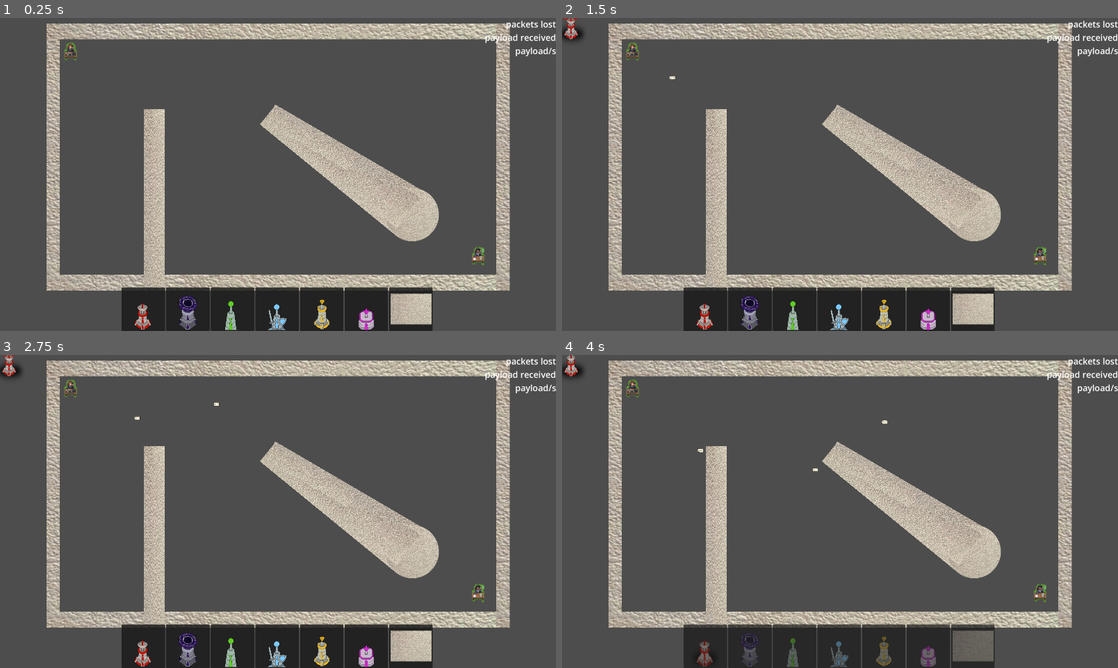
Above: before the commit, frames 1-4 (two rows, left to right).
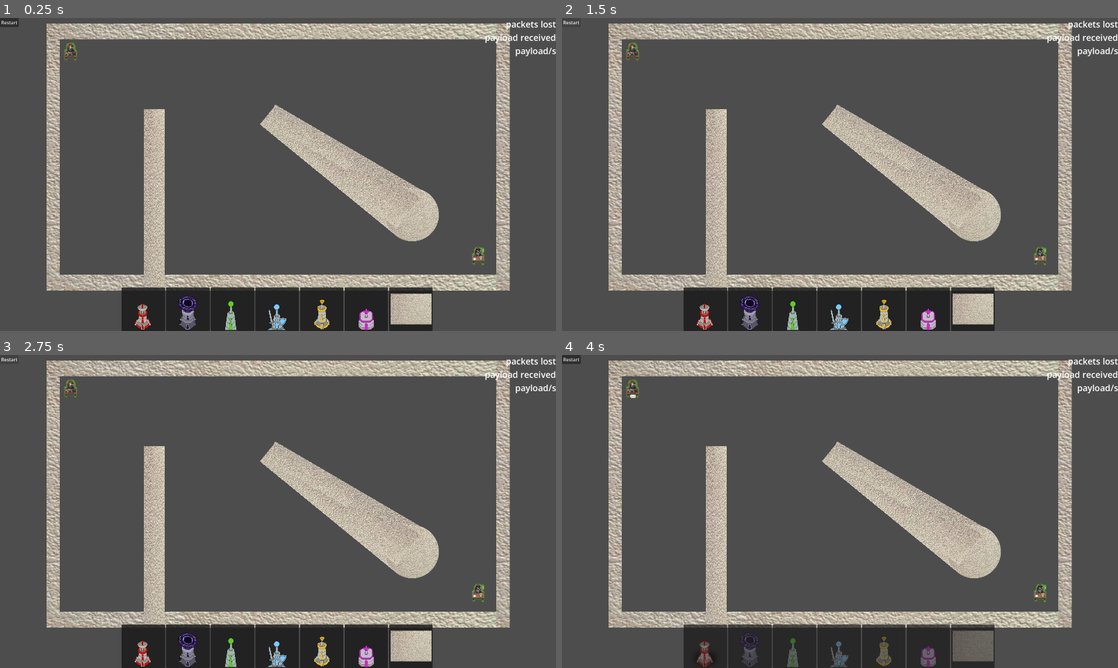
Above: after the commit, the same moments.

Repository: ryupold/ld59
Game: Godot game, scene res://scenes/main.tscn
Two runs of this game, one before a commit and one after it. Both use one fixed random seed, a clock stepped at 60 frames per second and the inputs below. The engine's default icon, where the game draws it, is replaced by a stand-in: a white triangle on a blue panel in a dark square.
Inputs (mouse positions are in pixels of both pictures, inside the frame that each line leads up to):
- Up to frame 1 (0.25 s): no input
- Up to frame 2 (1.5 s): click (706, 309) at 0.52 s; click (573, 21) at 1.25 s, where only the run after the commit has a clickable "Restart"
- Up to frame 3 (2.75 s): click (11, 358) at 2 s, where only the run after the commit has a clickable "Restart"
- Up to frame 4 (4 s): click (573, 358) at 2.75 s, where only the run after the commit has a clickable "Restart"; click (706, 646) at 3.52 s

The runs differ from the first frame. In frame 1, less than 0.1% of the frame differs, in the area x 0-4%, y 0-3%; in frame 2, 0.2%; in frame 3, 0.2%; in frame 4, 0.3%, in the area x 0-59%, y 0-38%.

Commit message:
Add Crude Reset button

Diff:
--- /dev/null
+++ b/ld59-game/hud/hud.gd
@@ -0,0 +1,6 @@
+extends CanvasLayer
+
+@export var button :Button
+
+func _ready() -> void:
+	button.pressed.connect(GameState.restartLevel)
--- a/ld59-game/hud/hud.tscn
+++ b/ld59-game/hud/hud.tscn
@@ -1,12 +1,15 @@
 [gd_scene format=3 uid="uid://dyn3kjroqyl50"]
 
 [ext_resource type="Script" uid="uid://cibt7y28amhj5" path="res://hud/debug.gd" id="1_6ca3a"]
+[ext_resource type="Script" uid="uid://dobvu0txxlu5l" path="res://hud/hud.gd" id="1_318vg"]
 [ext_resource type="PackedScene" uid="uid://dmoygirrjplv2" path="res://hud/tower_picker/tower_picker.tscn" id="2_2gk58"]
 
 [sub_resource type="LabelSettings" id="LabelSettings_6ca3a"]
 font_size = 30
 
-[node name="HUD" type="CanvasLayer" unique_id=114495]
+[node name="HUD" type="CanvasLayer" unique_id=114495 node_paths=PackedStringArray("button")]
+script = ExtResource("1_318vg")
+button = NodePath("Button")
 
 [node name="debug" type="VBoxContainer" parent="." unique_id=1206069560]
 anchors_preset = 15
@@ -47,3 +50,8 @@
 
 [node name="TowerPicker" parent="AspectRatioContainer/VBoxContainer" unique_id=810922384 instance=ExtResource("2_2gk58")]
 layout_mode = 2
+
+[node name="Button" type="Button" parent="." unique_id=540476503]
+offset_right = 8.0
+offset_bottom = 8.0
+text = "Restart"
--- a/ld59-game/resources/levels/first_level.tres
+++ b/ld59-game/resources/levels/first_level.tres
@@ -6,7 +6,8 @@
 [resource]
 script = ExtResource("1_5srby")
 Title = "The Beginnings"
+scene = ExtResource("1_hhog7")
 retries = 500
 packagesSent = 500
-scene = ExtResource("1_hhog7")
+winAmountPackages = 500
 metadata/_custom_type_script = "uid://edonykvu0lt8"
--- a/ld59-game/resources/levels/level_resource.gd
+++ b/ld59-game/resources/levels/level_resource.gd
@@ -1,7 +1,16 @@
 class_name LevelResource extends Resource
 
 @export var Title: String
+
+@export var scene: PackedScene
+@export var completed := false
+
+@export_category("Sender")
 @export var retries: int
 @export var packagesSent: int
-@export var scene: PackedScene
-@export var completed := false
+@export var winAmountPackages: int
+@export var spawnInterval: float = 1
+@export var spawnImpulse: float = 500
+@export var spawnAngleMin: float = 0
+@export var spawnAngleMax: float = PI/2
+@export var spawnAngleRotationSpeed: float = 1
--- a/ld59-game/scenes/game_state.gd
+++ b/ld59-game/scenes/game_state.gd
@@ -16,11 +16,33 @@
 signal onDragEvent(node: Node2D, state: bool)
 signal onPacketLost()
 signal onPacketReceived()
+signal onLevelCreated(level: LevelResource)
 
 func _ready():
 	onDragEvent.connect(func(n, state): _isDragging = state)
 	onPacketLost.connect(increasePacketLossCounter)
 	onPacketReceived.connect(receivePacket)
+	onLevelCreated.connect(setupLevel)
+	_currentLevel = levels[0]
+
+func restartLevel() -> void:
+	get_tree().change_scene_to_packed(_currentLevel.scene)
+
+func setupLevel(resource: LevelResource) -> void:
+	var scene := get_tree().current_scene
+	if scene is not Level: return
+	var level := scene as Level
+
+	_packetsLost = 0
+	_payloadReceived = 0
+	_payloadPerSecond = 0
+
+	level.sender.spawnInterval = resource.spawnInterval
+	level.sender.spawnImpulse = resource.spawnImpulse
+	level.sender.spawnAngleMin = resource.spawnAngleMin
+	level.sender.spawnAngleMax = resource.spawnAngleMax
+	level.sender.spawnAngleRotationSpeed = resource.spawnAngleRotationSpeed
+
 
 func increasePacketLossCounter():
 	_packetsLost += 1
--- a/ld59-game/scenes/levels/level.gd
+++ b/ld59-game/scenes/levels/level.gd
@@ -4,3 +4,6 @@
 @export var reciever: Receiver
 @export var towers: Node2D
 @export var packets: Node2D
+
+func _ready() -> void:
+	GameState.onLevelCreated.emit(GameState._currentLevel)
Not shown, added: ld59-game/hud/hud.gd.uid
